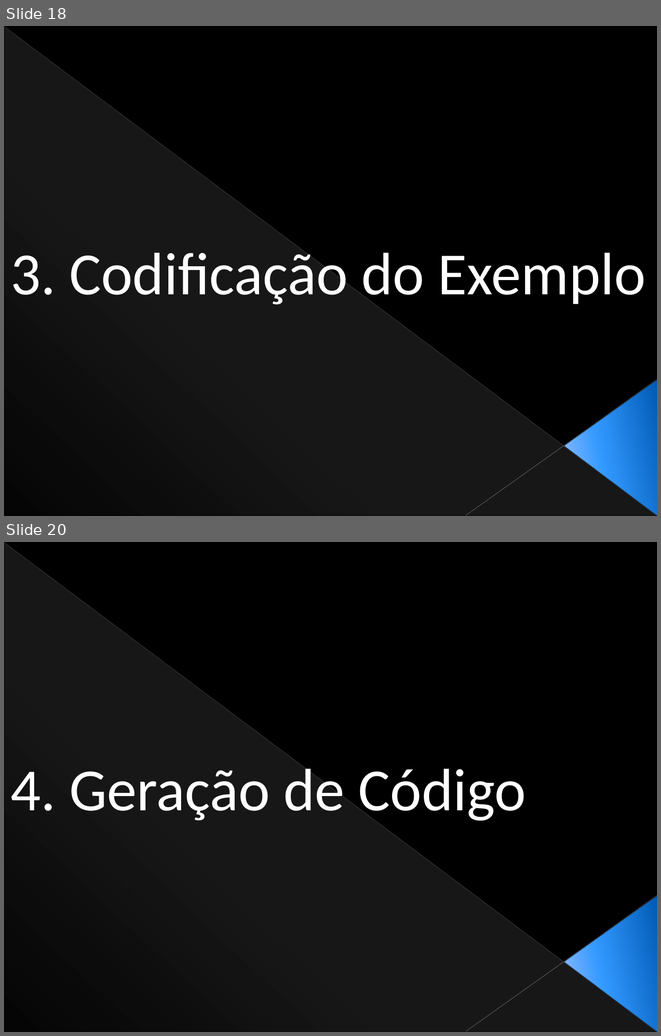
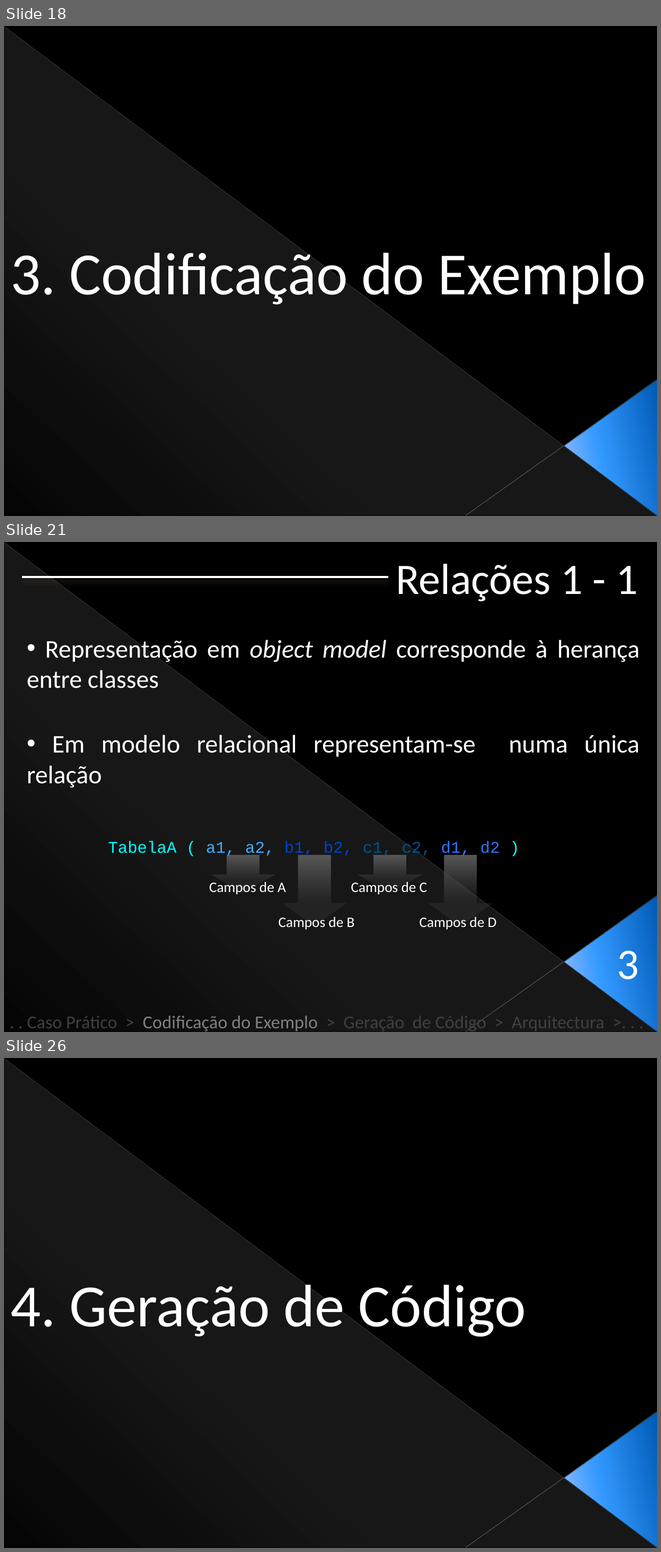
Before and after one commit to Netivski/projectoseminario, a slide deck: Apresentação Final/Presentation Sketch.pptx. Shown one above the other, each under a label of ours: slides 18 and 20 before the commit, slides 18, 21 and 26 after it; the slides between them are not shown. The pictures are 661x1036 and 661x1552 pixels, drawn with LibreOffice and Linux fonts; fonts in the diff are those of the drawing. Boxes give left, top, right and bottom in pixels: in the first picture for what was removed or moved away, otherwise in the second. Text is boxed around its words. In the diff, an @@ line names an element or a change of style, - is before the commit and + after.

```diff
--- a/Apresentação Final/Presentation Sketch.pptx
+++ b/Apresentação Final/Presentation Sketch.pptx
@@ slide 21 added at [4, 542, 657, 1032], background #000000; not listed: 4 template elements that a slide beside it also shows @@
@@ text added at [396, 564, 638, 601], 48 pt, text #FFFFFF @@
+Relações 1 - 1
@@ line added from (389, 578) to (21, 578), #FFFFFF 2 pt @@
@@ text added at [27, 637, 639, 688], 28 pt, text #FFFFFF @@
+• Representação em object model corresponde à herança entre classes
@@ text added at [52, 732, 639, 758], 28 pt, text #FFFFFF @@
+• Em modelo relacional representam-se numa única relação
@@ text added at [108, 841, 500, 857], 18 pt, text #00FFFF @@
+TabelaA ( a1, a2, b1, b2, c1, c2, d1, d2 )
@@ down arrow added at [210, 855, 276, 893], fill gradient #595959 to #4A4A4A @@
@@ down arrow added at [282, 855, 347, 926], fill gradient #595959 to #4A4A4A @@
@@ down arrow added at [358, 855, 423, 893], fill gradient #595959 to #4A4A4A @@
@@ down arrow added at [428, 855, 493, 926], fill gradient #595959 to #4A4A4A @@
@@ text added at [209, 882, 286, 894], 16 pt, text #FFFFFF @@
+Campos de A
@@ text added at [351, 882, 427, 894], 16 pt, text #FFFFFF @@
+Campos de C
@@ text added at [279, 917, 355, 929], 16 pt, text #FFFFFF @@
+Campos de B
@@ text added at [420, 917, 497, 929], 16 pt, text #FFFFFF @@
+Campos de D
@@ text added at [617, 950, 639, 979], 48 pt, text #FFFFFF @@
+3
@@ text added at [27, 1015, 604, 1031], 20 pt, text #404040 @@
+. . Caso Prático > Codificação do Exemplo > Geração de Código > Arquitectura >. . .
@@ what was slide 20 is now slide 26 @@
```
Also in this commit, not shown: 4 slides changed, 5 other slides added.
